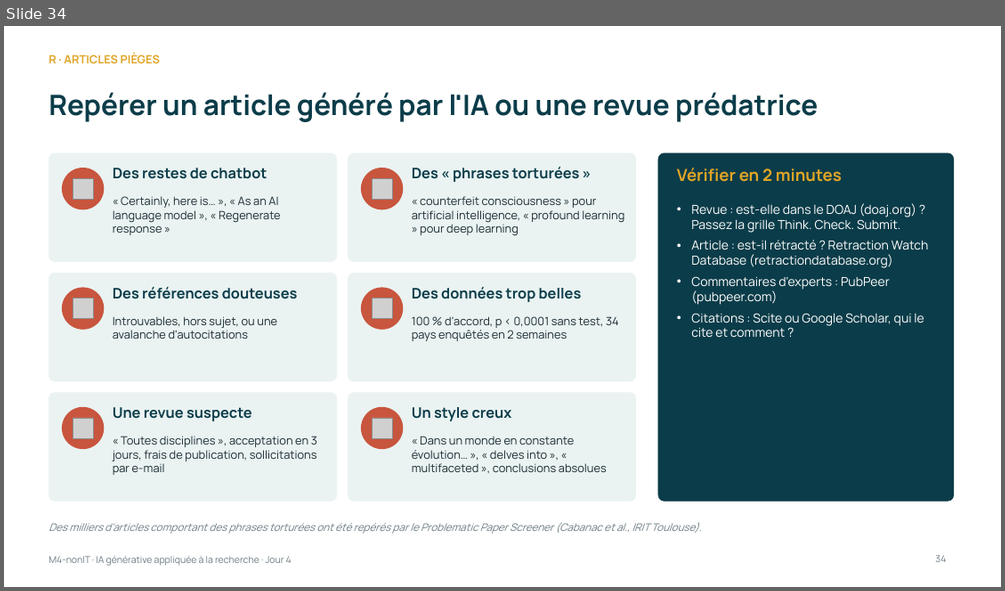
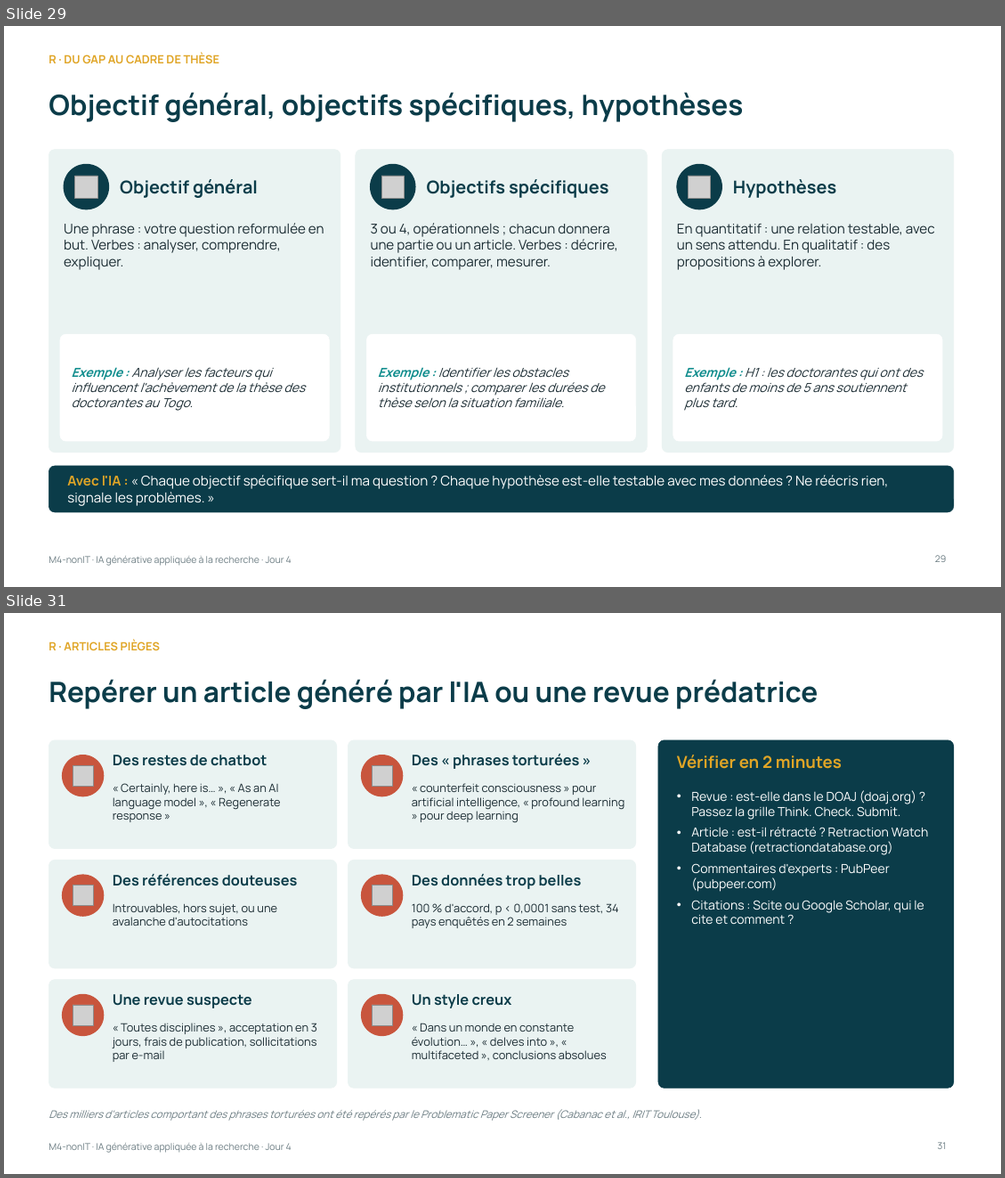
Before and after one commit to Amevi-isi/formation-chercheur-univ, a slide deck: module4_nonIT/M4-nonIT_IA_generative_appliquee.pptx. Shown one above the other, each under a label of ours: slide 34 before the commit, slides 29 and 31 after it; the slides between them are not shown. The pictures are 1005x591 and 1005x1178 pixels, drawn with LibreOffice and Linux fonts; fonts in the diff are those of the drawing; grey boxes stand for pictures. Boxes give left, top, right and bottom in pixels: in the first picture for what was removed or moved away, otherwise in the second. Text is boxed around its words. In the diff, an @@ line names an element or a change of style, - is before the commit and + after.

```diff
--- a/module4_nonIT/M4-nonIT_IA_generative_appliquee.pptx
+++ b/module4_nonIT/M4-nonIT_IA_generative_appliquee.pptx
@@ slide 29 added at [4, 26, 1001, 587], background #FFFFFF; not listed: 1 template element that a slide beside it also shows @@
@@ text added at [48, 52, 219, 63], 11 pt, text #E0A526, bold @@
+R · DU GAP AU CADRE DE THÈSE
@@ title added at [48, 92, 744, 122], 27 pt, text #0B3C49, bold @@
+Objectif général, objectifs spécifiques, hypothèses
@@ rounded rectangle added at [48, 150, 340, 452], fill #EAF3F2, outline #EAF3F2 0.5 pt @@
@@ rounded rectangle added at [356, 150, 647, 452], fill #EAF3F2, outline #EAF3F2 0.5 pt @@
@@ rounded rectangle added at [662, 150, 954, 452], fill #EAF3F2, outline #EAF3F2 0.5 pt @@
@@ ellipse added at [64, 164, 109, 209], fill #0B3C49, outline #0B3C49 1 pt @@
@@ picture added at [75, 176, 97, 198] @@
@@ text added at [120, 179, 258, 198], 17 pt, text #0B3C49, bold @@
+Objectif général
@@ ellipse added at [371, 164, 415, 209], fill #0B3C49, outline #0B3C49 1 pt @@
@@ picture added at [381, 176, 404, 198] @@
@@ text added at [427, 179, 608, 198], 17 pt, text #0B3C49, bold @@
+Objectifs spécifiques
@@ ellipse added at [677, 164, 722, 209], fill #0B3C49, outline #0B3C49 1 pt @@
@@ picture added at [688, 176, 711, 198] @@
@@ text added at [733, 179, 836, 198], 17 pt, text #0B3C49, bold @@
+Hypothèses
@@ text added at [64, 223, 324, 270], 13 pt, text #1A2B32 @@
+Une phrase : votre question reformulée en but. Verbes : analyser, comprendre, expliquer.
@@ text added at [371, 223, 618, 270], 13 pt, text #1A2B32 @@
+3 ou 4, opérationnels ; chacun donnera une partie ou un article. Verbes : décrire, identifier, comparer, mesurer.
@@ text added at [677, 224, 935, 270], 13 pt, text #1A2B32 @@
+En quantitatif : une relation testable, avec un sens attendu. En qualitatif : des propositions à explorer.
@@ rounded rectangle added at [60, 334, 329, 441], fill #FFFFFF, outline #FFFFFF 0.5 pt @@
@@ rounded rectangle added at [367, 334, 636, 441], fill #FFFFFF, outline #FFFFFF 0.5 pt @@
@@ rounded rectangle added at [673, 334, 942, 441], fill #FFFFFF, outline #FFFFFF 0.5 pt @@
@@ text added at [72, 367, 305, 410], 12 pt, text #1A2B32, italic @@
+Exemple : Analyser les facteurs qui influencent l'achèvement de la thèse des doctorantes au Togo.
@@ text added at [378, 367, 604, 408], 12 pt, text #1A2B32, italic @@
+Exemple : Identifier les obstacles institutionnels ; comparer les durées de thèse selon la situation familiale.
@@ text added at [684, 367, 922, 410], 12 pt, text #1A2B32, italic @@
+Exemple : H1 : les doctorantes qui ont des enfants de moins de 5 ans soutiennent plus tard.
@@ rounded rectangle added at [48, 466, 954, 512], fill #0B3C49, outline #0B3C49 0.5 pt @@
@@ text added at [67, 475, 889, 506], 13 pt, text #FFFFFF @@
+Avec l'IA : « Chaque objectif spécifique sert-il ma question ? Chaque hypothèse est-elle testable avec mes données ? Ne réécris rien, signale les problèmes. »
@@ page number added at [935, 555, 946, 562], 9 pt, text #6B7C82 @@
+29
@@ what was slide 34 is now slide 31 @@
@@ page number at [938, 1142, 947, 1149]: text changed @@
-34
+31
```
Also in this commit, not shown: 5 slides changed, 4 other slides added, 9 slides removed, 9 other files.
